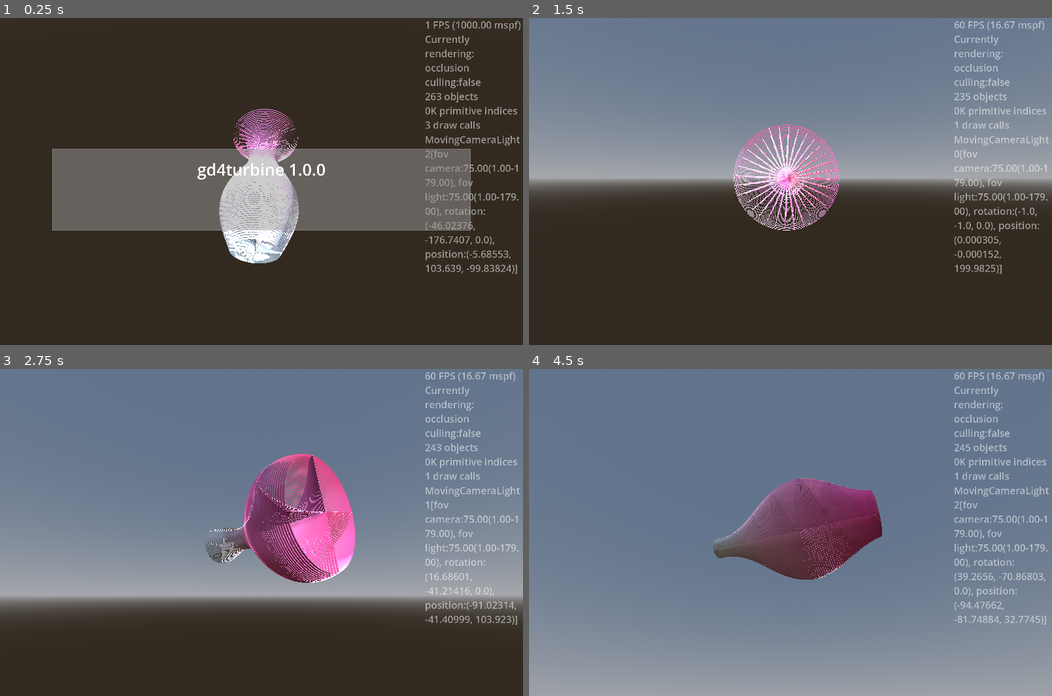
Above: before the commit, frames 1-4 (two rows, left to right).
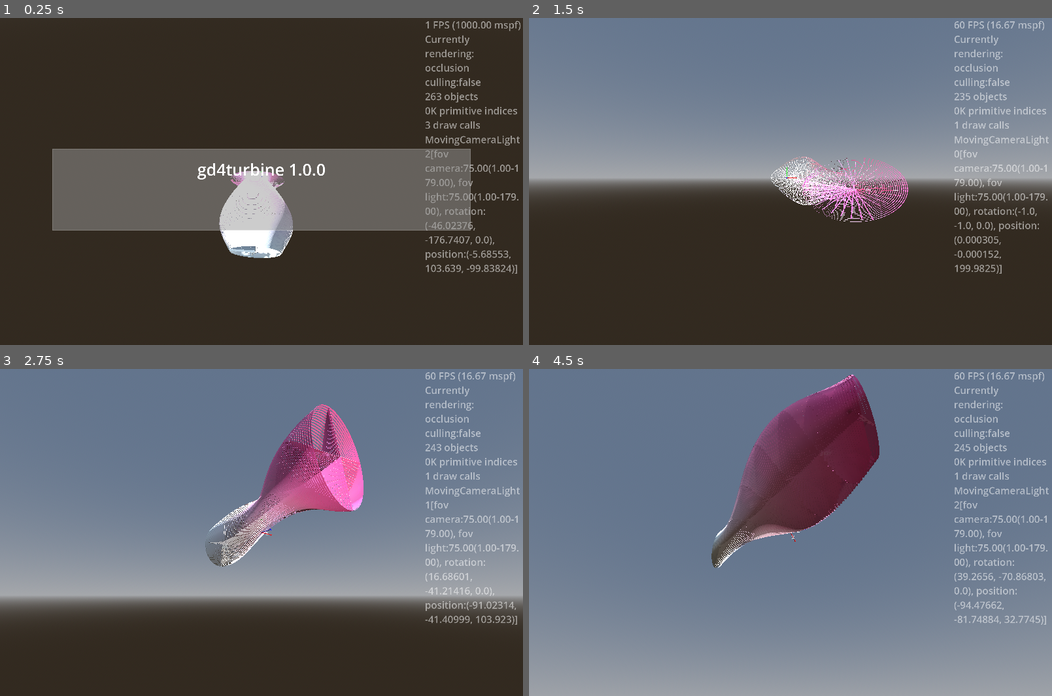
Above: after the commit, the same moments.

Repository: kasworld/gd4turbine
Game: Godot game, scene res://main.tscn
The game is run twice, just before and just after one commit, with the same random seed, the same clock (stepped at 60 frames per second) and the same inputs.
Inputs (mouse positions are in pixels of both pictures, inside the frame that each line leads up to):
- Up to frame 1 (0.25 s): no input
- Up to frame 2 (1.5 s): tap Enter at 0.5 s; move the mouse to (905, 165) at 0.52 s; hold Right 0.53-1.28 s; tap Q at 0.6 s; click (905, 165) at 0.67 s; move the mouse to (685, 197) at 1.27 s; hold Down from 1.28 s (still down); tap E at 1.35 s
- Up to frame 3 (2.75 s): move the mouse to (313, 460) at 2.02 s; release Down at 2.03 s; hold Right from 2.03 s (still down); tap Enter at 2.1 s
- Up to frame 4 (4.5 s): move the mouse to (764, 597) at 2.77 s; release Right at 2.78 s; hold Up 2.78-3.53 s; tap Q at 2.85 s; click (764, 597) at 2.92 s; move the mouse to (947, 581) at 3.52 s; hold Left from 3.53 s (still down); tap E at 3.6 s; move the mouse to (633, 483) at 4.27 s; tap Enter at 4.35 s

The runs differ from the first frame. In frame 1, 2.8% of the frame differs, in the area x 41-58%, y 27-75%; in frame 2, 3.3%; in frame 3, 8.8%; in frame 4, 13%, in the area x 34-68%, y 1-65%.

Commit message:
scale_fn return Vector3

Diff:
--- a/main.gd
+++ b/main.gd
@@ -57,18 +57,17 @@
 func turbine_demo() -> void:
 	turbine = preload("res://turbine/turbine.tscn").instantiate(
 		).init_basic(WorldSize.x,WorldSize.z / 4, 1, 4).set_color_all(random_color(),random_color(),
-		).set_transform_all(scale_cos, Turbine.shift_zero, Turbine.rotate_PI)
+		).set_transform_all(Turbine.scale_1, Turbine.shift_zero, Turbine.rotate_PI)
 	#turbine.rotation.y = PI/4
 	add_child(turbine)
-func scale_cos(rate :float) -> float:
-	return (cos(rate*PI*2)+2) * (rate/4+0.25)
 func scale_lambda(period :float) -> Callable:
 	return func(rate):
-		return (cos(rate*PI*2 + period)+2) * (rate/4+0.25)
-func shift_rate(rate :float) -> Vector3:
-	return Vector3(0,0,0)*(rate-0.5)
-func rotate_PI(rate :float) -> float:
-	return PI*rate*2
+		var x = (cos(rate*PI*2 + period)+2) * (rate/4+0.25)
+		var y = (sin(rate*PI*2 + period)+2) * (rate/4+0.25)
+		return Vector3(x,y,1)
+func shift_lambda(rad :float) -> Callable:
+	return func(rate):
+		return Vector3(cos(rad), sin(rad), 0) * rate * 50
 func rotate_lambda(rad :float) -> Callable:
 	return func(rate):
 		return PI*rate*rad
@@ -78,7 +77,7 @@
 	var rad := fposmod(t , PI*2)
 	#turbine.rotation.z = rad
 	turbine.set_transform_all(
-		scale_lambda(rad), Turbine.shift_zero, rotate_lambda(rad)
+		scale_lambda(rad), shift_lambda(rad), rotate_lambda(rad)
 		)
 func random_color() -> Color:
 	return NamedColorList.color_list.pick_random()[0]
--- a/turbine/turbine.gd
+++ b/turbine/turbine.gd
@@ -1,8 +1,8 @@
 extends Node3D
 class_name Turbine
 
-static func scale_1(_rate :float) -> float:
-	return 1
+static func scale_1(_rate :float) -> Vector3:
+	return Vector3(1,1,1)
 
 static func shift_zero(_rate :float) -> Vector3:
 	return Vector3.ZERO
@@ -10,8 +10,9 @@
 static func rotate_zero(_rate :float) -> float:
 	return 0
 
-static func scale_cos(rate :float) -> float:
-	return (cos(rate*PI*2)+3)/4
+static func scale_cos(rate :float) -> Vector3:
+	var s := (cos(rate*PI*2)+3)/4
+	return Vector3(s,s,1)
 
 static func rotate_PI(rate :float) -> float:
 	return PI*rate
@@ -51,8 +52,9 @@
 	var start_pos_z := -count*ring_width/2
 	for i in count:
 		var rate := float(i)/float(count-1)
-		var scale_by_rate :float = scale_fn.call(rate)
-		var scaled_size := Vector3(scale_by_rate, scale_by_rate, 1)
+		#var scale_by_rate :float = scale_fn.call(rate)
+		#var scaled_size := Vector3(scale_by_rate, scale_by_rate, 1)
+		var scaled_size :Vector3 = scale_fn.call(rate)
 		var ring_pos := Vector3(0,0, start_pos_z + i*ring_width)
 
 		var t = Transform3D(Basis(), ring_pos + shift_fn.call(rate))
@@ -62,13 +64,13 @@
 		$RingsIn.multimesh.set_instance_transform(i, t)
 
 		var base_int := i*arm_count
-		var blade_center_radius := ring_radius * scale_by_rate/2
+		#var blade_center_radius := ring_radius * scale_by_rate/2
 		for j in arm_count:
 			var rad :float = arm_to_arm_radian_in_ring *j + rotate_fn.call(rate)
 			t = Transform3D(Basis(),
 				Vector3(
-					cos(rad)*blade_center_radius,
-					sin(rad)*blade_center_radius,
+					cos(rad)*ring_radius * scaled_size.x/2,
+					sin(rad)*ring_radius * scaled_size.y/2,
 					ring_pos.z
 					) + shift_fn.call(rate) )
 			t = t.scaled_local(scaled_size)
